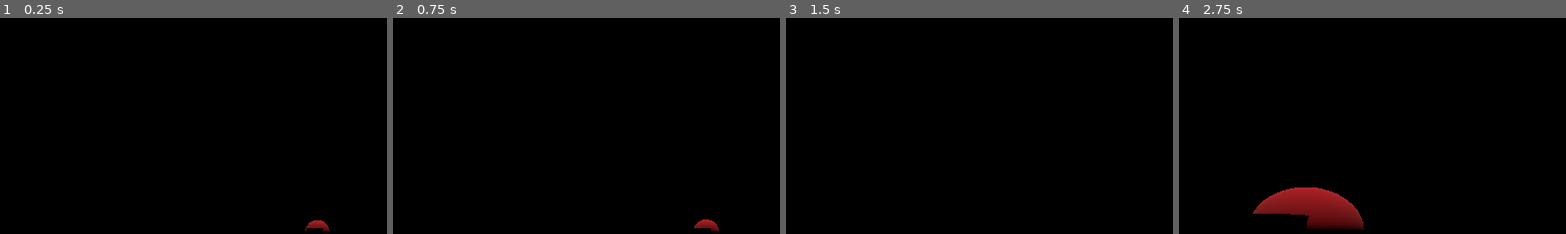
Above: before the commit, frames 1-4 (left to right).
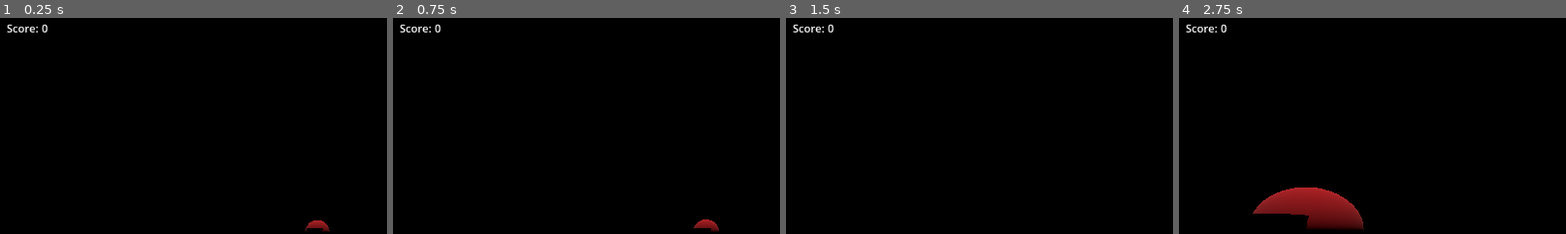
Above: after the commit, the same moments.

Repository: Sprotex/ludum-dare-54
Game: Godot game, scene res://level.tscn
Two runs of this game, one before a commit and one after it. Both use one fixed random seed, a clock stepped at 60 frames per second and the inputs below.
Inputs (mouse positions are % of the whole screen's width and height, from its top left):
- Up to frame 1 (0.25 s): no input
- Up to frame 2 (0.75 s): tap Enter at 0.5 s; move the mouse to (55, 49) at 0.52 s; hold W (move_forward) from 0.53 s (still down)
- Up to frame 3 (1.5 s): keep holding W (move_forward); tap Space (jump) at 0.77 s; move the mouse to (45, 50) at 1.27 s
- Up to frame 4 (2.75 s): keep holding W (move_forward); tap Space (jump) at 1.52 s; move the mouse to (52, 48) at 2.02 s
The pictures show only the part of the screen within x 0-50%, y 0-50%; the shares and areas given below are measured in that part.

The runs differ from the first frame. In frame 1, 0.2% of the frame differs, in the area x 1-13%, y 2-7%; in frame 2, 0.2%; in frame 3, 0.2%; in frame 4, 0.2%.

Commit message:
add score manager and ui
fix mouse filtering in ui

Diff:
--- a/autoload/message_bus/message_bus.gd
+++ b/autoload/message_bus/message_bus.gd
@@ -1,4 +1,6 @@
 extends Node
 
 signal on_player_died
+signal on_enemy_died
 signal on_scene_reloaded
+signal on_score_changed(score)
--- /dev/null
+++ b/autoload/user_interface/score_label.gd
@@ -0,0 +1,7 @@
+extends Label
+
+class_name ScoreLabel
+
+
+func _ready():
+  MessageBus.on_score_changed.connect(func(score): text = str(score))
--- /dev/null
+++ b/autoload/user_interface/score_manager.gd
@@ -0,0 +1,16 @@
+extends Node
+
+
+var score = 0:
+  set(value):
+    score = value
+    MessageBus.on_score_changed.emit(score)
+
+
+func _reset() -> void:
+  score = 0
+
+
+func _ready() -> void:
+  MessageBus.on_scene_reloaded.connect(_reset)
+  MessageBus.on_enemy_died.connect(func(): score += 1)
--- a/autoload/user_interface/user_interface.gd
+++ b/autoload/user_interface/user_interface.gd
@@ -2,8 +2,9 @@
 
 
 @export var death_screen: Control
-@export var mouse_filter_exceptions: Array[Control]
-
+@export var static_set_nodes: Array[Control]
+@export var descending_stop_nodes: Array[Control]
+@export var hide_nodes: Array[Control]
 
 func connect_once(_signal: Signal, callable: Callable) -> void:
   if _signal.is_connected(callable):
@@ -11,12 +12,18 @@
   _signal.connect(callable)
 
 
-func _ready() -> void:
+func _reset() -> void:
   Input.mouse_mode = Input.MOUSE_MODE_CAPTURED
   for child in get_children():
     _show_recursively_towards_children(child, false)
-  connect_once(MessageBus.on_player_died, _handle_player_died)
-  connect_once(MessageBus.on_scene_reloaded, _ready)
+  for node in hide_nodes:
+    show_node(node, false)
+
+
+func _ready() -> void:
+  MessageBus.on_player_died.connect(_handle_player_died)
+  MessageBus.on_scene_reloaded.connect(_reset)
+  _reset()
 
 
 func _handle_player_died() -> void:
@@ -29,13 +36,23 @@
   MessageBus.on_scene_reloaded.emit()
 
 
-func show_node(node: Control, is_node_visible = true) -> void:
+func _set_visibility_with_exceptions(node: Control, is_node_visible = true) -> void:
+  if node in static_set_nodes:
+    return
   node.visible = is_node_visible
-  if node in mouse_filter_exceptions:
+
+
+func _set_filter_with_exceptions(node: Control, is_node_visible = true) -> void:
+  if node in static_set_nodes:
     return
   node.mouse_filter = Control.MOUSE_FILTER_PASS
   if is_node_visible:
     node.mouse_filter = Control.MOUSE_FILTER_STOP
+
+
+func show_node(node: Control, is_node_visible = true) -> void:
+  _set_visibility_with_exceptions(node, is_node_visible)
+  _set_filter_with_exceptions(node, is_node_visible)
 
 
 func _show_recursively_towards_parent(node: Node, is_node_visible = true) -> void:
@@ -48,6 +65,8 @@
 func _show_recursively_towards_children(node: Node, is_node_visible = true) -> void:
   if not node is Control:
     return
+  if node in descending_stop_nodes:
+    return
   show_node(node, is_node_visible)
   for child in node.get_children():
     _show_recursively_towards_children(child)
--- a/autoload/user_interface/user_interface.tscn
+++ b/autoload/user_interface/user_interface.tscn
@@ -1,11 +1,15 @@
-[gd_scene load_steps=2 format=3 uid="uid://c8kvui44qiu65"]
+[gd_scene load_steps=4 format=3 uid="uid://c8kvui44qiu65"]
 
 [ext_resource type="Script" path="res://autoload/user_interface/user_interface.gd" id="1_a043w"]
+[ext_resource type="Script" path="res://autoload/user_interface/score_manager.gd" id="2_gftuk"]
+[ext_resource type="Script" path="res://autoload/user_interface/score_label.gd" id="2_y53gy"]
 
-[node name="UserInterface" type="CanvasLayer" node_paths=PackedStringArray("death_screen", "mouse_filter_exceptions")]
+[node name="UserInterface" type="CanvasLayer" node_paths=PackedStringArray("death_screen", "static_set_nodes", "descending_stop_nodes", "hide_nodes")]
 script = ExtResource("1_a043w")
 death_screen = NodePath("Anchors/DeathScreen")
-mouse_filter_exceptions = [NodePath("Anchors")]
+static_set_nodes = [NodePath("Anchors")]
+descending_stop_nodes = [NodePath("Anchors/TopLeftAnchor"), NodePath("Anchors/BottomLeftAnchor")]
+hide_nodes = [NodePath("Anchors/DeathScreen")]
 
 [node name="Anchors" type="Control" parent="."]
 layout_mode = 3
@@ -15,6 +19,34 @@
 grow_horizontal = 2
 grow_vertical = 2
 mouse_filter = 2
+
+[node name="TopLeftAnchor" type="Control" parent="Anchors"]
+layout_mode = 1
+anchors_preset = 0
+offset_right = 40.0
+offset_bottom = 40.0
+mouse_filter = 2
+
+[node name="MarginContainer" type="MarginContainer" parent="Anchors/TopLeftAnchor"]
+layout_mode = 0
+offset_right = 40.0
+offset_bottom = 40.0
+mouse_filter = 2
+theme_override_constants/margin_left = 10
+
+[node name="VBoxContainer" type="HBoxContainer" parent="Anchors/TopLeftAnchor/MarginContainer"]
+layout_mode = 2
+mouse_filter = 2
+theme_override_constants/separation = 0
+
+[node name="Label" type="Label" parent="Anchors/TopLeftAnchor/MarginContainer/VBoxContainer"]
+layout_mode = 2
+text = "Score: "
+
+[node name="Score counter" type="Label" parent="Anchors/TopLeftAnchor/MarginContainer/VBoxContainer"]
+layout_mode = 2
+text = "0"
+script = ExtResource("2_y53gy")
 
 [node name="BottomLeftAnchor" type="Control" parent="Anchors"]
 layout_mode = 1
@@ -86,4 +118,7 @@
 mouse_filter = 2
 text = "Restart"
 
+[node name="ScoreManager" type="Node" parent="."]
+script = ExtResource("2_gftuk")
+
 [connection signal="pressed" from="Anchors/DeathScreen/VBoxContainer/PanelContainer/Button" to="." method="_on_restart_button_pressed"]
--- a/character/character.gd
+++ b/character/character.gd
@@ -19,6 +19,8 @@
   if type == Type.PLAYER:
     MessageBus.on_player_died.emit()
     return
+  if type == Type.ENEMY:
+    MessageBus.on_enemy_died.emit()
   queue_free()
 
 
